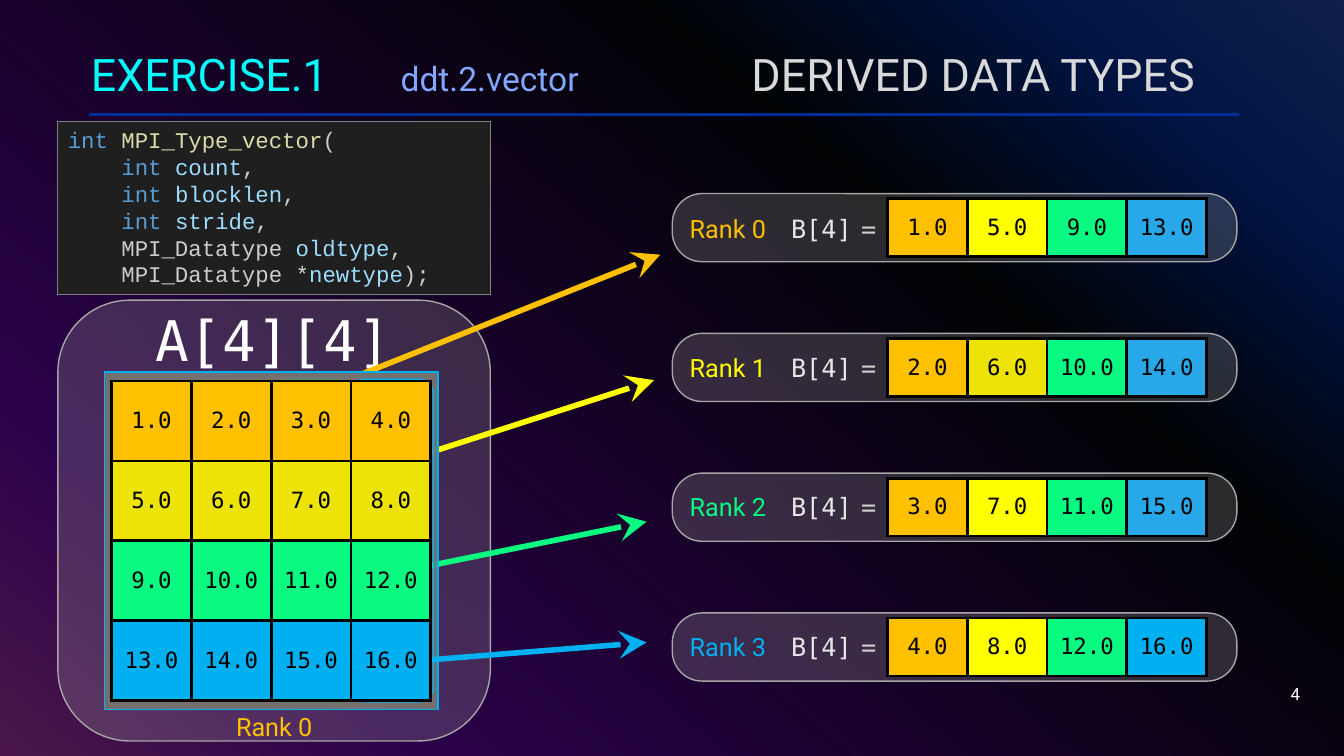
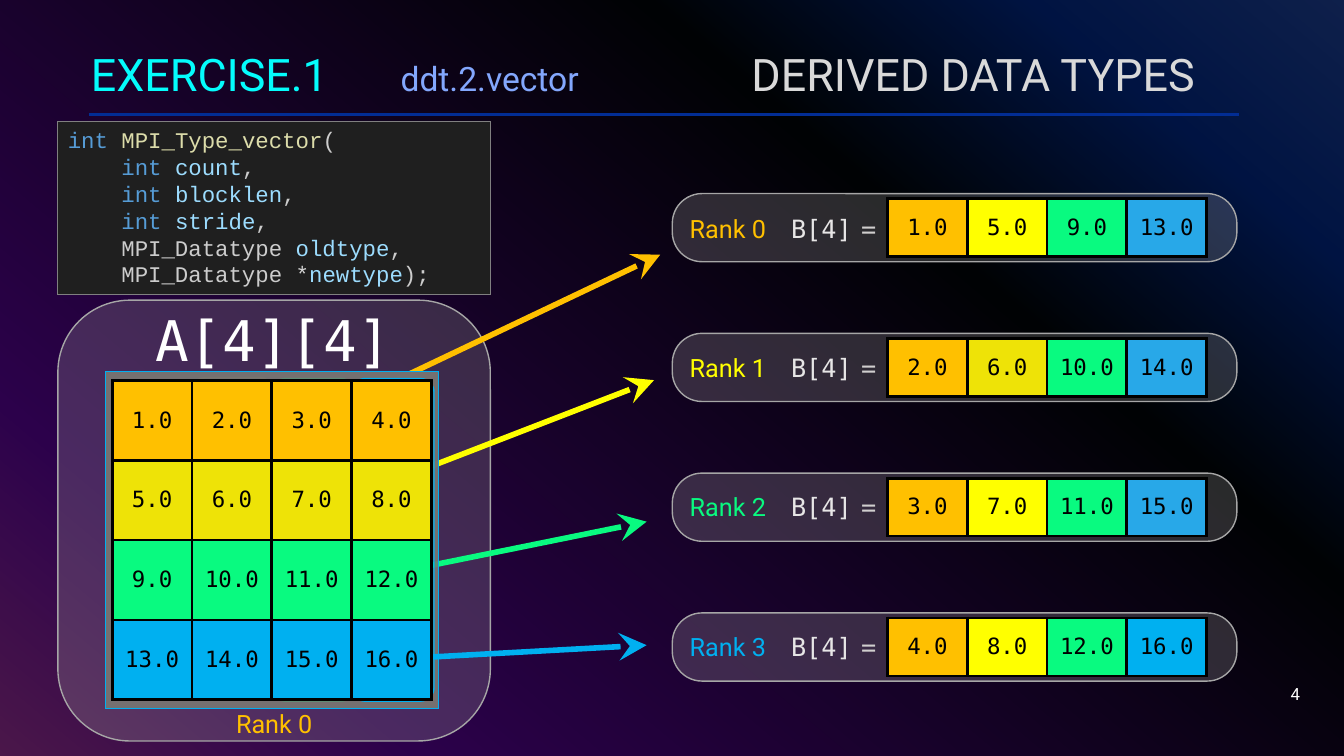
Before and after one commit to ackirby88/IHPCSS2024-mpi, a slide deck: slide 4 of slides/IHPCSS24-Track2-MPI-HandsOnExercises.pptx. Drawn at 1344x756 pixels with LibreOffice and Linux fonts; fonts in the diff are those of the drawing. Boxes give left, top, right and bottom in pixels: in the first picture for what was removed or moved away, otherwise in the second. Text is boxed around its words. In the diff, an @@ line names an element or a change of style, - is before the commit and + after.

Commit message:
Update hands on exercises.

```diff
--- a/slides/IHPCSS24-Track2-MPI-HandsOnExercises.pptx
+++ b/slides/IHPCSS24-Track2-MPI-HandsOnExercises.pptx
@@ arrow moved from (201, 439) - (660, 255) to (201, 473) - (660, 255) @@
@@ outline redrawn in 4 elements at [106,371,440,708], [106,371,440,708], [106,371,440,708], [106,371,440,708] @@
@@ rectangle removed at [112,381,432,701] @@
@@ table added at [113,380,432,700], 4 rows, 4 columns @@
+1.0 | 2.0 | 3.0 | 4.0
+5.0 | 6.0 | 7.0 | 8.0
+9.0 | 10.0 | 11.0 | 12.0
+13.0 | 14.0 | 15.0 | 16.0
@@ arrow moved from (287, 498) - (654, 380) to (287, 522) - (654, 380) @@
@@ arrow moved from (431, 660) - (647, 642) to (431, 657) - (647, 645) @@
@@ text "Rank 0" rewrapped from [236,717,312,742] to [236,714,312,733] @@
```
Also in this commit, not shown: 4 other slides changed, 5 slides added, 3 slides removed, 4 other files.
